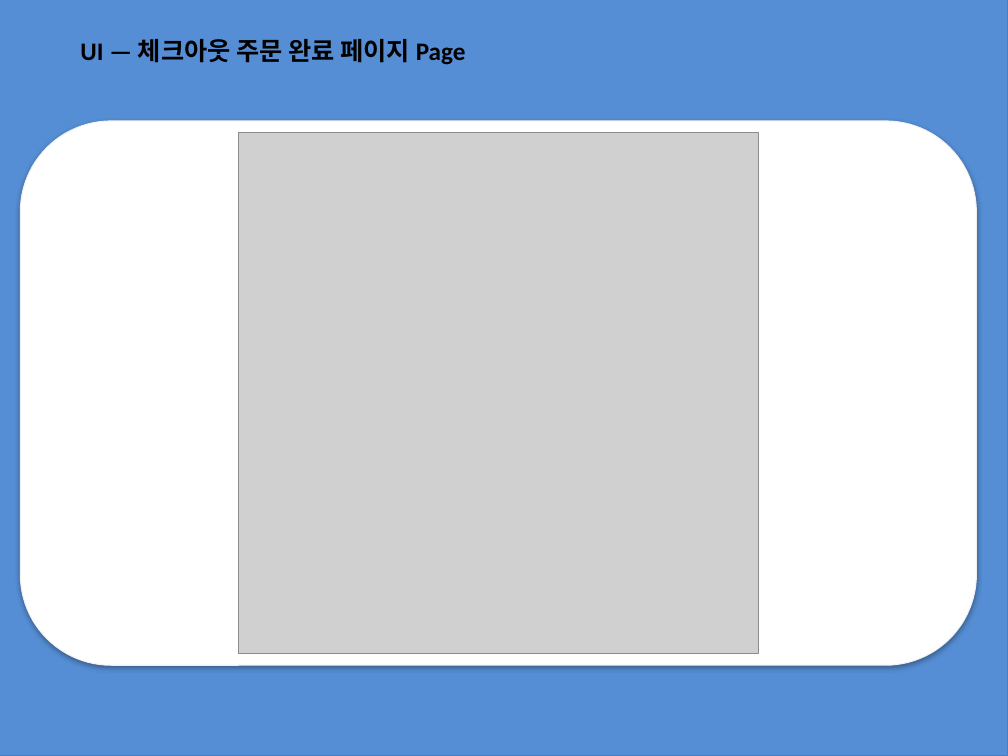
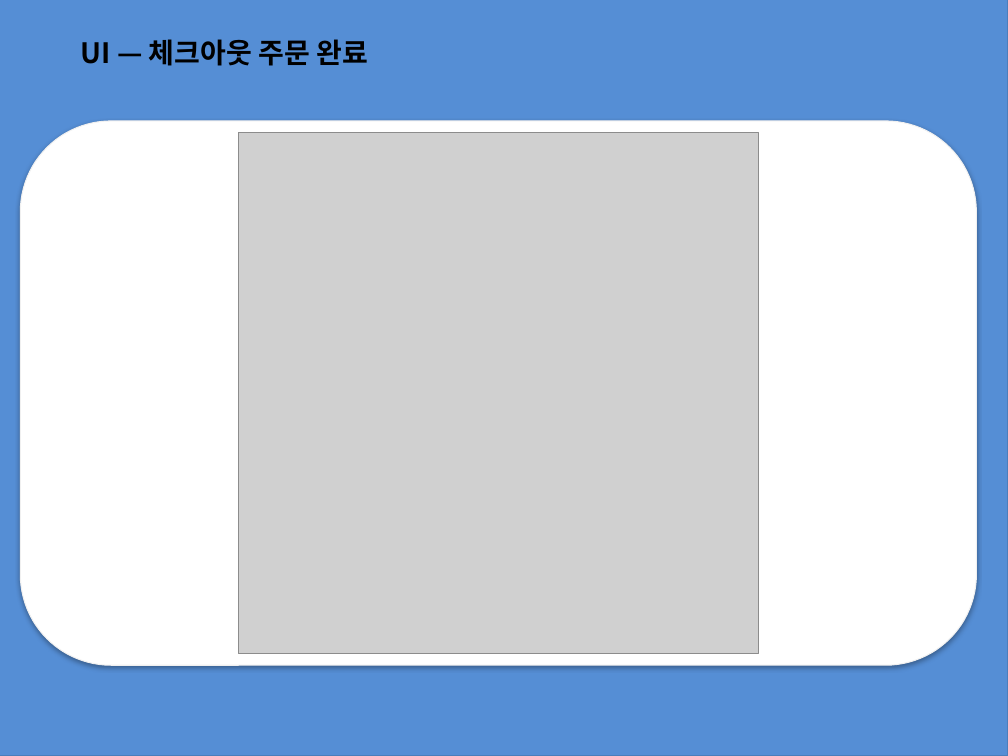
Before and after one commit to jwbaik98/project, a slide deck: slide 15 of 2조 프로젝트 과제(제작중).pptx. Drawn at 1008x756 pixels with LibreOffice and Linux fonts; fonts in the diff are those of the drawing; grey boxes stand for pictures. Boxes give left, top, right and bottom in pixels: in the first picture for what was removed or moved away, otherwise in the second. Text is boxed around its words. In the diff, an @@ line names an element or a change of style, - is before the commit and + after.

```diff
--- a/2조 프로젝트 과제(제작중).pptx
+++ b/2조 프로젝트 과제(제작중).pptx
@@ text at (80, 39, 368, 66): text changed; size 18 to 20 pt; font Calibri to Noto Sans CJK KR @@
-UI — 체크아웃 주문 완료 페이지 Page
+UI — 체크아웃 주문 완료
```
Also in this commit, not shown: 17 other slides changed, 1 slide removed.
